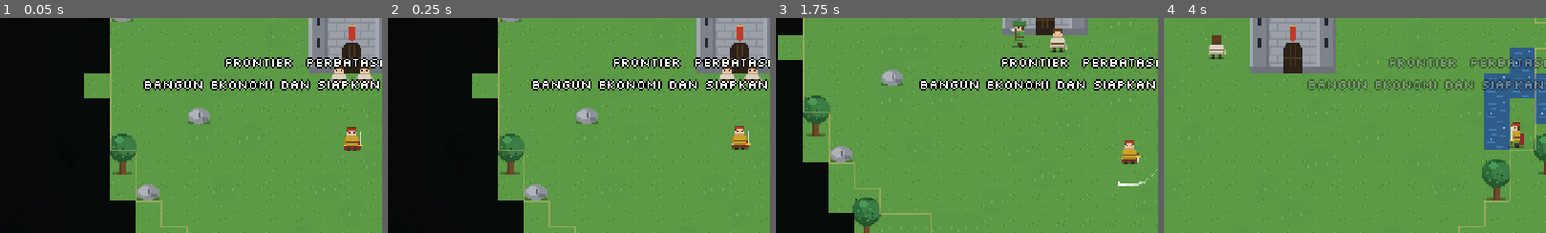
Above: before the commit, frames 1-4 (left to right).
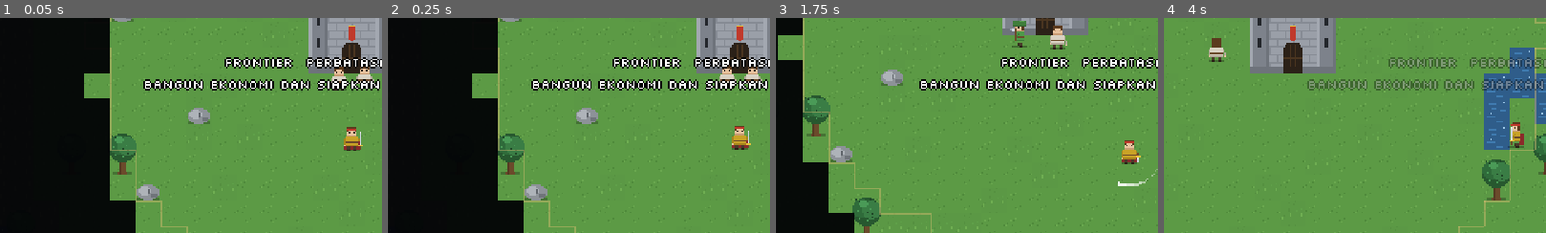
Above: after the commit, the same moments.

Repository: shimleabyte/hold-the-keep
Game: Godot game, scene res://scenes/main.tscn
Same seed, same stepped clock (60 frames per second), same inputs: the game is played once before the commit and once after it.
Inputs (mouse positions are % of the whole screen's width and height, from its top left):
- Up to frame 1 (0.05 s): no input
- Up to frame 2 (0.25 s): no input
- Up to frame 3 (1.75 s): tap Enter at 0.5 s; move the mouse to (72, 45) at 0.52 s; hold D (move_right) 0.53-1.28 s; hold F (attack) 0.53-1.28 s; click (72, 45) at 0.67 s; tap Space at 0.77, 1.52 s; move the mouse to (30, 55) at 1.27 s; hold S (move_down) from 1.28 s (still down); tap C (ability_cleave) at 1.35 s; tap F (attack) at 1.55 s
- Up to frame 4 (4 s): move the mouse to (60, 28) at 2.02 s; release S (move_down) at 2.03 s; hold D (move_right) 2.03-2.78 s; hold F (attack) 2.03-2.78 s; tap Q (ability_dash) at 2.1 s; move the mouse to (45, 70) at 2.77 s; hold W (move_up) 2.78-3.53 s; tap V (ability_rally) at 2.85 s; click (45, 70) at 2.92 s; tap Space at 3.02, 3.77 s; tap F (attack) at 3.05 s; move the mouse to (80, 65) at 3.52 s; hold A (move_left) from 3.53 s (still down); hold F (attack) from 3.53 s (still down)
The pictures show only the part of the screen within x 4-54%, y 22-72%; the shares and areas given below are measured in that part.

The runs differ from the first frame. In frame 1, 0.1% of the frame differs, in the area x 86-92%, y 21-34%; in frame 2, nothing differs; in frame 3, 0.3%, in the area x 71-77%, y 3-16%; in frame 4, 0.3%.
Error after the commit: Parse Error: Cannot infer the type of "next_position" variable because the value doesn't have a set type. (res://scripts/behaviors/siege_engine_behavior.gd:169)

Commit message:
Delegate Siege Engine attack policy to behavior component

Diff:
--- a/scripts/entities/enemy.gd
+++ b/scripts/entities/enemy.gd
@@ -11,6 +11,7 @@
 const ShieldbearerBehavior := preload("res://scripts/behaviors/shieldbearer_behavior.gd")
 const ScoutBehavior := preload("res://scripts/behaviors/scout_behavior.gd")
 const SaboteurBehavior := preload("res://scripts/behaviors/saboteur_behavior.gd")
+const SiegeEngineBehavior := preload("res://scripts/behaviors/siege_engine_behavior.gd")
 const TEXTURES := {
     "bandit": preload("res://assets/sprites/enemy_bandit.svg"),
     "wolf": preload("res://assets/sprites/enemy_wolf.svg"),
@@ -23,20 +24,6 @@
 const ATTACK_HIT_DELAY := 0.14
 const SHIELD_TARGET_RANGE := 96.0
 const SCOUT_FOCUS_RANGE := 220.0
-const SIEGE_TARGET_PRIORITIES := {
-    "stone_wall": 9,
-    "wall": 8,
-    "tower": 6,
-    "outpost": 5,
-    "keep": 4,
-    "storage": 3,
-    "forge": 3,
-    "lumber_camp": 2,
-    "quarry": 2,
-    "house": 1,
-    "farm": 1
-}
-const SIEGE_TARGET_SCAN_LIMIT := 32
 const BEAST_TARGET_SCAN_LIMIT := 24
 const BEAST_TARGET_ISOLATION_RADIUS := 76.0
 const WALK_BASE_SPEED := 32.0
@@ -100,11 +87,7 @@
 var shield_behavior = ShieldbearerBehavior.new()
 var scout_behavior = ScoutBehavior.new()
 var saboteur_behavior = SaboteurBehavior.new()
-var siege_scan_range := 400.0
-var siege_scan_interval := 1.35
-var siege_windup_duration := 1.1
-var siege_cooldown_duration := 2.6
-var siege_damage_multiplier := 2.4
+var siege_behavior = SiegeEngineBehavior.new()
 var beast_behavior = BeastRiderBehavior.new()
 
 var world
@@ -124,16 +107,6 @@
 var _pounce_windup_t := 0.0
 var _pounce_t := 0.0
 var _pounce_dir := Vector2.ZERO
-var siege_nav
-var _siege_target: Node2D
-var _siege_scan_t := 0.0
-var _siege_scan_cursor := 0
-var _siege_windup_t := 0.0
-var _siege_cd := 0.0
-var _siege_path := PackedVector2Array()
-var _siege_path_index := 0
-var _siege_path_version := -1
-var _siege_repath_t := 0.0
 var _tex: Texture2D
 var _fw := 20
 var _fh := 20
@@ -168,20 +141,6 @@
     armor = clampf(float(data.get("armor", 0.0)), 0.0, 0.8)
     stagger_resistance = clampf(float(data.get("stagger_resistance", 0.0)), 0.0, 0.9)
     structure_damage_mult = maxf(1.0, float(data.get("structure_damage_mult", 1.0)))
-    siege_scan_range = clampf(float(data.get("siege_scan_range", 400.0)), 180.0, 650.0)
-    siege_scan_interval = clampf(float(data.get("siege_scan_interval", 1.35)), 0.4, 4.0)
-    siege_windup_duration = clampf(float(data.get("siege_windup", 1.1)), 0.45, 2.0)
-    siege_cooldown_duration = clampf(float(data.get("siege_cooldown", 2.6)), 1.2, 8.0)
-    siege_damage_multiplier = clampf(float(data.get("siege_structure_damage_mult", 2.4)), 1.2, 4.0)
-    _siege_target = null
-    _siege_scan_t = 0.0
-    _siege_scan_cursor = 0
-    _siege_windup_t = 0.0
-    _siege_cd = 0.0
-    _siege_path = PackedVector2Array()
-    _siege_path_index = 0
-    _siege_path_version = -1
-    _siege_repath_t = 0.0
     is_patrol = false
     is_supply_raider = false
     is_faction_raider = false
@@ -217,6 +176,7 @@
     shield_behavior.configure(self, data, SHIELD_TARGET_RANGE)
     scout_behavior.configure(self, data)
     saboteur_behavior.configure(self, data)
+    siege_behavior.configure(self, data)
     _offset = Vector2(randf_range(-4.0, 4.0), randf_range(-3.0, 3.0))
     _tex = TEXTURES.get(id, TEXTURES["bandit"])
     _fw = int(_tex.get_width() / float(SpriteAnim.FRAMES))
@@ -291,7 +251,7 @@
         if archetype == "saboteur":
             saboteur_behavior.set_navigation(nav_grid)
         elif archetype == "siege_engine":
-            siege_nav = nav_grid
+            siege_behavior.set_navigation(nav_grid)
         elif archetype == "beast_rider":
             beast_behavior.set_navigation(nav_grid)
     if is_supply_raider:
@@ -313,10 +273,8 @@
     _hurt_t = maxf(0.0, _hurt_t - delta)
     _support_cd = maxf(0.0, _support_cd - delta)
     shield_behavior.advance_timers(delta)
-    _siege_scan_t = maxf(0.0, _siege_scan_t - delta)
-    _siege_cd = maxf(0.0, _siege_cd - delta)
-    _siege_repath_t = maxf(0.0, _siege_repath_t - delta)
     saboteur_behavior.advance_timers(delta)
+    siege_behavior.advance_timers(delta)
     beast_behavior.advance_timers(delta)
     scout_behavior.advance_timers(delta)
     _resolve_pending(delta)
@@ -621,183 +579,8 @@
     beast_behavior.tick(delta)
 
 
-func _siege_target_valid(target: Node2D) -> bool:
-    if target == null or not is_instance_valid(target) or not target.is_in_group("buildings"):
-        return false
-    if int(target.get("hp")) <= 0 or not target.has_method("take_damage") or not target.has_method("cells"):
-        return false
-    return SIEGE_TARGET_PRIORITIES.has(String(target.get("id")))
-
-
-func _select_siege_target() -> Node2D:
-    if siege_nav == null:
-        return null
-
-    var buildings: Array = get_tree().get_nodes_in_group("buildings")
-    var building_count := buildings.size()
-    if building_count <= 0:
-        return null
-    var scan_count := mini(SIEGE_TARGET_SCAN_LIMIT, building_count)
-    var best_target: Node2D
-    var best_path := PackedVector2Array()
-    var best_score := -INF
-
-    for offset in scan_count:
-        var candidate = buildings[(_siege_scan_cursor + offset) % building_count]
-        if not (candidate is Node2D):
-            continue
-        var building := candidate as Node2D
-        var priority := int(SIEGE_TARGET_PRIORITIES.get(String(building.get("id")), 0))
-        if priority <= 0 or not _siege_target_valid(building):
-            continue
-        if position.distance_to(building.position) > siege_scan_range:
-            continue
-        if is_garrison and building.position.distance_to(guard_origin) > 175.0:
-            continue
-
-        var cells: Array[Vector2i] = building.call("cells")
-        var candidate_path: PackedVector2Array = siege_nav.path_adjacent(position, cells)
-        if candidate_path.is_empty():
-            continue
-        var score := float(priority * 160) - float(maxi(0, candidate_path.size() - 1)) * 6.0
-        if score > best_score:
-            best_score = score
-            best_target = building
-            best_path = candidate_path
-
-    _siege_scan_cursor = (_siege_scan_cursor + scan_count) % building_count
-    _siege_target = best_target
-    _siege_path = best_path
-    _siege_path_index = 1 if best_path.size() > 1 else 0
-    _siege_path_version = siege_nav.version
-    _siege_repath_t = 0.9
-    return best_target
-
-
-func _nearest_siege_disruptor() -> Node2D:
-    var nearest: Node2D
-    var nearest_distance := 36.0
-    if player != null and is_instance_valid(player):
-        var player_distance := position.distance_to(player.position)
-        if player_distance <= nearest_distance:
-            nearest = player
-            nearest_distance = player_distance
-    for defender in get_tree().get_nodes_in_group("defenders"):
-        if not is_instance_valid(defender) or not defender.visible:
-            continue
-        var candidate := defender as Node2D
-        var distance := position.distance_to(candidate.position)
-        if distance <= nearest_distance:
-            nearest = candidate
-            nearest_distance = distance
-    return nearest
-
-
-func _tick_siege_advance(delta: float) -> void:
-    if flow == null:
-        return
-    var cell := Vector2i((position / WorldConfig.tile_size).floor())
-    var next: Vector2i = flow.next_cell(cell)
-    if next == cell:
-        _move_toward(flow.target_pos, delta)
-        return
-    var occupied = world.occupied.get(next)
-    if occupied != null and is_instance_valid(occupied) and occupied.is_in_group("buildings"):
-        var structure := occupied as Node2D
-        if _siege_target_valid(structure):
-            _siege_target = structure
-            _siege_path = PackedVector2Array()
-            _siege_path_index = 0
-            _siege_path_version = -1
-            _siege_scan_t = 0.0
-            return
-    var next_position := Vector2(next) * WorldConfig.tile_size + Vector2(
-        WorldConfig.tile_size / 2.0, WorldConfig.tile_size / 2.0
-    ) + _offset
-    _move_toward(next_position, delta)
-
-
 func _tick_siege_engine(delta: float) -> void:
-    var disruptor := _nearest_siege_disruptor()
-    if disruptor != null:
-        if _siege_windup_t > 0.0:
-            _siege_windup_t = 0.0
-            _siege_cd = maxf(_siege_cd, 1.1)
-            Events.fx_burst.emit("dust", position + Vector2(0, -3), Vector2.ZERO, 0.7)
-            queue_redraw()
-        _moving = false
-        var retreat_direction := position - disruptor.position
-        if retreat_direction.length_squared() > 0.01:
-            _move_toward(position + retreat_direction.normalized() * 26.0, delta)
-        return
-
-    if _siege_windup_t > 0.0:
-        if not _siege_target_valid(_siege_target) or position.distance_to(_siege_target.position) > 52.0:
-            _siege_windup_t = 0.0
-            _siege_cd = maxf(_siege_cd, 1.0)
-            queue_redraw()
-            return
-        var aim := _siege_target.position - position
-        if aim.length_squared() > 0.01:
-            anim.face(aim)
-        _moving = false
-        _siege_windup_t = maxf(0.0, _siege_windup_t - delta)
-        if _siege_windup_t <= 0.0:
-            var target := _siege_target
-            var impact_damage := maxi(1, roundi(float(damage) * siege_damage_multiplier))
-            target.call("take_damage", impact_damage)
-            Events.fx_burst.emit("debris", target.global_position + Vector2(0, -8), -aim.normalized(), 1.5)
-            Events.screen_shake.emit(1.0, 0.16)
-            _siege_cd = siege_cooldown_duration
-            queue_redraw()
-        return
-
-    if not _siege_target_valid(_siege_target):
-        _siege_target = null
-        _siege_path = PackedVector2Array()
-        _siege_path_index = 0
-        _siege_path_version = -1
-        _siege_scan_t = 0.0
-
-    if _siege_target == null and _siege_scan_t <= 0.0:
-        _select_siege_target()
-        _siege_scan_t = siege_scan_interval
-
-    if _siege_target == null:
-        if is_garrison:
-            if position.distance_to(guard_origin) > 16.0:
-                _move_toward(guard_origin, delta)
-        else:
-            _tick_siege_advance(delta)
-        return
-
-    var distance := position.distance_to(_siege_target.position)
-    if distance <= maxf(24.0, _attack_reach() + 10.0):
-        _moving = false
-        if _siege_cd <= 0.0:
-            _siege_windup_t = siege_windup_duration
-            anim.face(_siege_target.position - position)
-            Events.fx_burst.emit("dust", position + Vector2(0, -4), Vector2.ZERO, 0.9)
-            queue_redraw()
-        return
-
-    if siege_nav == null:
-        if not is_garrison:
-            _tick_flow(delta)
-        return
-    if _siege_path_version != siege_nav.version or _siege_path.is_empty() or _siege_repath_t <= 0.0:
-        var target_cells: Array[Vector2i] = _siege_target.call("cells")
-        _siege_path = siege_nav.path_adjacent(position, target_cells)
-        _siege_path_index = 1 if _siege_path.size() > 1 else 0
-        _siege_path_version = siege_nav.version
-        _siege_repath_t = 0.9
-    while _siege_path_index < _siege_path.size() and position.distance_to(_siege_path[_siege_path_index]) <= 3.0:
-        _siege_path_index += 1
-    if _siege_path_index < _siege_path.size():
-        _move_toward(_siege_path[_siege_path_index], delta)
-    else:
-        _siege_target = null
-        _siege_scan_t = 0.0
+    siege_behavior.tick(delta)
 
 
 func _tick_saboteur(delta: float) -> void:
@@ -1002,9 +785,8 @@
         scout_behavior.interrupt()
     if archetype == "saboteur":
         saboteur_behavior.interrupt()
-    if archetype == "siege_engine" and _siege_windup_t > 0.0:
-        _siege_windup_t = 0.0
-        _siege_cd = maxf(_siege_cd, 1.1)
+    if archetype == "siege_engine":
+        siege_behavior.interrupt()
     if archetype == "beast_rider":
         beast_behavior.interrupt()
     _hurt_t = maxf(_hurt_t, duration * 0.5)
@@ -1218,13 +1000,7 @@
         "siege_engine":
             draw_rect(Rect2(-9, -14, 5, 5), color)
             draw_rect(Rect2(4, -14, 5, 5), color)
-            if _siege_target != null and is_instance_valid(_siege_target):
-                var siege_center := _siege_target.global_position - global_position + Vector2(0, -8)
-                var siege_color := Color("#e1a45d") if _siege_windup_t > 0.0 else Color("#9a6b4c")
-                draw_line(Vector2(0, -_fh - 5), siege_center, siege_color, 1.5)
-                draw_arc(siege_center, 13.0, 0.0, TAU, 12, siege_color, 1.5)
-            if _siege_windup_t > 0.0:
-                draw_arc(Vector2(0, -_fh - 8), 8.0, 0.0, TAU, 12, Color("#f1c67b"), 2.0)
+            siege_behavior.draw_telegraph(self, _fh)
         "beast_rider":
             draw_line(Vector2(-5, -12), Vector2(-10, -17), color, 1.5)
             draw_line(Vector2(5, -12), Vector2(10, -17), color, 1.5)
